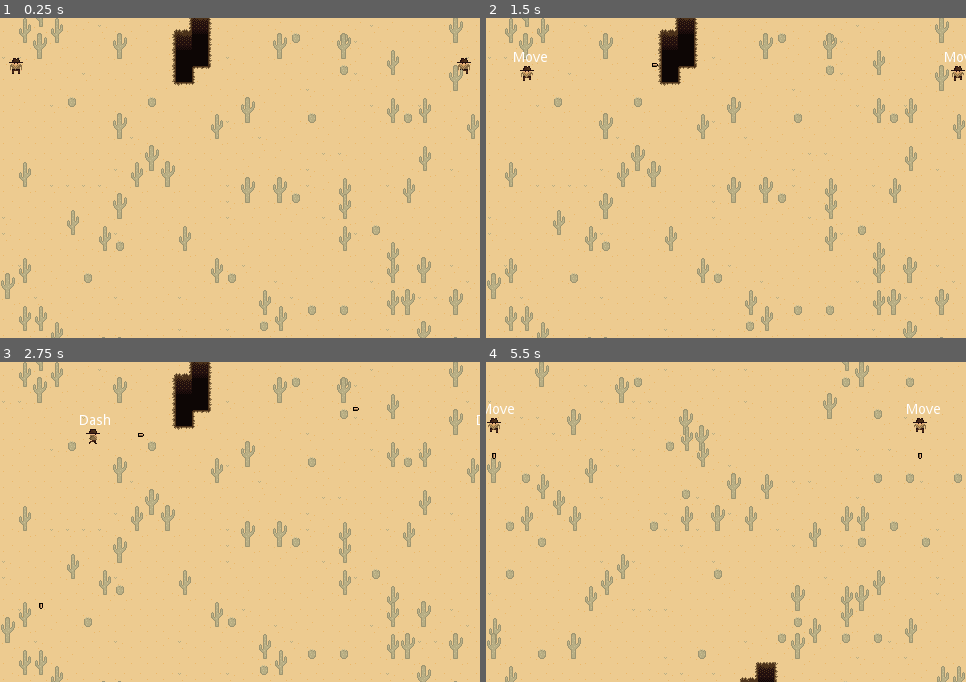
Above: before the commit, frames 1-4 (two rows, left to right).
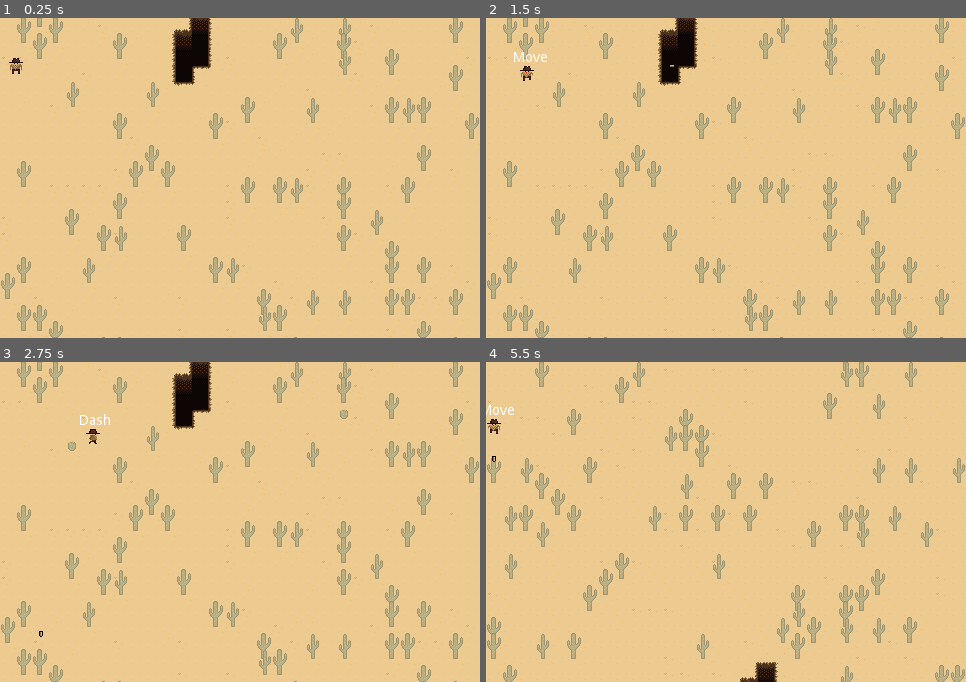
Above: after the commit, the same moments.

Repository: mikahimself/gun-fighters
Game: Godot game, scene res://scenes/World.tscn
Two runs of this game, one before a commit and one after it. Both use one fixed random seed, a clock stepped at 60 frames per second and the inputs below.
Inputs:
- Up to frame 1 (0.25 s): no input
- Up to frame 2 (1.5 s): tap Enter at 0.5 s; hold Right (move_right) 0.53-1.28 s; hold Space (shoot) 0.53-1.28 s; hold Down (move_down) from 1.28 s (still down); tap R (draw_roads) at 1.35 s
- Up to frame 3 (2.75 s): tap Space (shoot) at 1.55, 2.3 s; release Down (move_down) at 2.03 s; hold Right (move_right) from 2.03 s (still down); hold M (move_dash) from 2.03 s (still down)
- Up to frame 4 (5.5 s): release Right (move_right) at 2.78 s; release M (move_dash) at 2.78 s; hold Up (move_up) 2.78-3.53 s; tap Space (shoot) at 2.85, 3.8, 4.35, 5.3 s; hold 1 (simulate_damage) 3.53-4.28 s; hold Left (move_left) 3.53-5.03 s; tap T (redraw_map) at 4.15 s; hold Down (move_down) from 5.03 s (still down); hold R (draw_roads) from 5.03 s (still down)

The runs differ from the first frame. In frame 1, 4.2% of the frame differs, in the area x 3-100%, y 0-100%; in frame 2, 4.2%; in frame 3, 4.0%; in frame 4, 5.0%, in the area x 0-100%, y 0-100%.

Commit message:
Destroy cactus when hit with bullet. Swap bullet to use Area2D

Diff:
--- a/project.godot
+++ b/project.godot
@@ -36,6 +36,10 @@
 window/size/height=320
 window/stretch/mode="2d"
 window/stretch/aspect="keep"
+
+[global]
+
+collision=false
 
 [input]
 
@@ -91,6 +95,8 @@
 2d_physics/layer_1="characters"
 2d_render/layer_2="ground"
 2d_physics/layer_2="ground"
+2d_render/layer_3="props"
+2d_render/layer_4="projectiles"
 
 [rendering]
 
--- a/scenes/Bullet.tscn
+++ b/scenes/Bullet.tscn
@@ -3,14 +3,16 @@
 [ext_resource path="res://sprites/bullet.png" type="Texture" id=1]
 [ext_resource path="res://scripts/Bullet.gd" type="Script" id=2]
 
-[sub_resource type="CircleShape2D" id=1]
-radius = 0.858456
+[sub_resource type="RectangleShape2D" id=1]
+extents = Vector2( 3, 2 )
 
-[node name="Bullet" type="KinematicBody2D"]
+[node name="Bullet" type="Area2D"]
+collision_layer = 8
+collision_mask = 4
 script = ExtResource( 2 )
+
+[node name="Sprite" type="Sprite" parent="."]
+texture = ExtResource( 1 )
 
 [node name="CollisionShape2D" type="CollisionShape2D" parent="."]
 shape = SubResource( 1 )
-
-[node name="Sprite" type="Sprite" parent="."]
-texture = ExtResource( 1 )
--- a/scenes/Cactus.tscn
+++ b/scenes/Cactus.tscn
@@ -6,7 +6,11 @@
 [sub_resource type="CircleShape2D" id=1]
 radius = 3.60931
 
+[sub_resource type="RectangleShape2D" id=2]
+extents = Vector2( 2.61803, 12.7351 )
+
 [node name="Cactus" type="StaticBody2D"]
+collision_layer = 4
 script = ExtResource( 2 )
 
 [node name="CollisionShape2D" type="CollisionShape2D" parent="."]
@@ -18,3 +22,14 @@
 centered = false
 offset = Vector2( 0, -20 )
 hframes = 3
+
+[node name="Area2D" type="Area2D" parent="."]
+collision_layer = 4
+collision_mask = 8
+
+[node name="CollisionShape2D" type="CollisionShape2D" parent="Area2D"]
+position = Vector2( 7.38197, -4.26487 )
+shape = SubResource( 2 )
+
+[connection signal="area_entered" from="Area2D" to="." method="_on_Area2D_area_entered"]
+[connection signal="body_entered" from="Area2D" to="." method="handle_collision"]
--- a/scenes/Player.tscn
+++ b/scenes/Player.tscn
@@ -462,5 +462,12 @@
 offset = Vector2( 0, 6 )
 
 [node name="BulletSpawner" type="Node2D" parent="."]
-position = Vector2( 0, -1 )
 script = ExtResource( 10 )
+
+[node name="Sprite" type="Sprite" parent="BulletSpawner"]
+z_index = 200
+texture = ExtResource( 9 )
+
+[node name="CooldownTimer" type="Timer" parent="BulletSpawner"]
+wait_time = 0.25
+one_shot = true
--- a/scripts/Bullet.gd
+++ b/scripts/Bullet.gd
@@ -1,20 +1,16 @@
-extends KinematicBody2D
+extends Area2D
 
 var direction = Vector2()
-export var speed = 150
+export var speed = 175
 
 func _ready():
-	# Untie from player movement
-	self.set_as_toplevel(true)
+	pass
 
 func _process(delta):
 	if is_outside_view_bounds():
 		queue_free()
-
 	var motion = direction * speed * delta
-	var collision_info = move_and_collide(motion)
-	if collision_info:
-		queue_free()
+	translate(motion)
 
 func is_outside_view_bounds():
 	return position.x > OS.get_screen_size().x or \
--- a/scripts/BulletSpawner.gd
+++ b/scripts/BulletSpawner.gd
@@ -1,15 +1,20 @@
 extends Node2D
 
 var bullet = preload("res://scenes/Bullet.tscn")
+onready var world = get_node("/root/World")
 
 func _input(event):
 	if event.is_action_pressed("shoot"):
-		print("shooty shoot", owner.facing)
 		fire(owner.facing)
 
 func fire(direction):
+	if not $CooldownTimer.is_stopped():
+		return
+	$CooldownTimer.start()
+	var bullet_offset = 8 if (direction.y == 1) else 4
 	var new_bullet = bullet.instance()
 	new_bullet.direction = direction
+	new_bullet.add_to_group("bullets")
 	new_bullet.rotation = direction.angle()
-	new_bullet.position =  self.global_position + 10 * direction
-	add_child(new_bullet)
+	new_bullet.position = self.global_position + bullet_offset * direction
+	world.add_child(new_bullet)
--- a/scripts/Prop.gd
+++ b/scripts/Prop.gd
@@ -1,5 +1,11 @@
 extends StaticBody2D
 
 func _ready():
-	var frame_no = int(randi() % $Sprite.hframes)
+	var frame_no = int(randi() % $Sprite.hframes - 1)
 	$Sprite.frame = frame_no
+
+func _on_Area2D_area_entered(area):
+	if area.is_in_group("bullets"):
+		$Sprite.frame = 2
+		$Area2D/CollisionShape2D.set_deferred("disabled", true)
+		area.queue_free()
--- a/scripts/World.gd
+++ b/scripts/World.gd
@@ -52,7 +52,7 @@
 	create_sand_map()
 	create_background_map()
 	place_props()
-	var can_place = place_players(2)
+	var can_place = place_players(1)
 	if not can_place:
 		clear_maps()
 		draw_maps()
Not shown: 1 places in scenes/Cactus.tscn that only renumber resources
